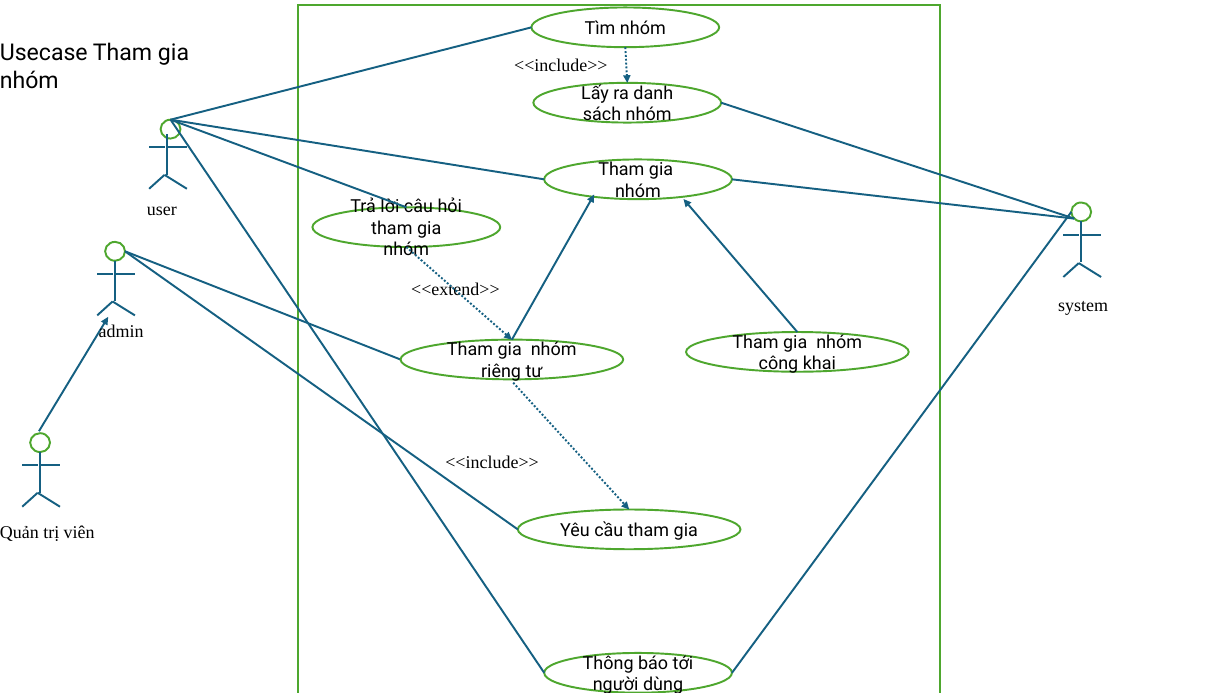
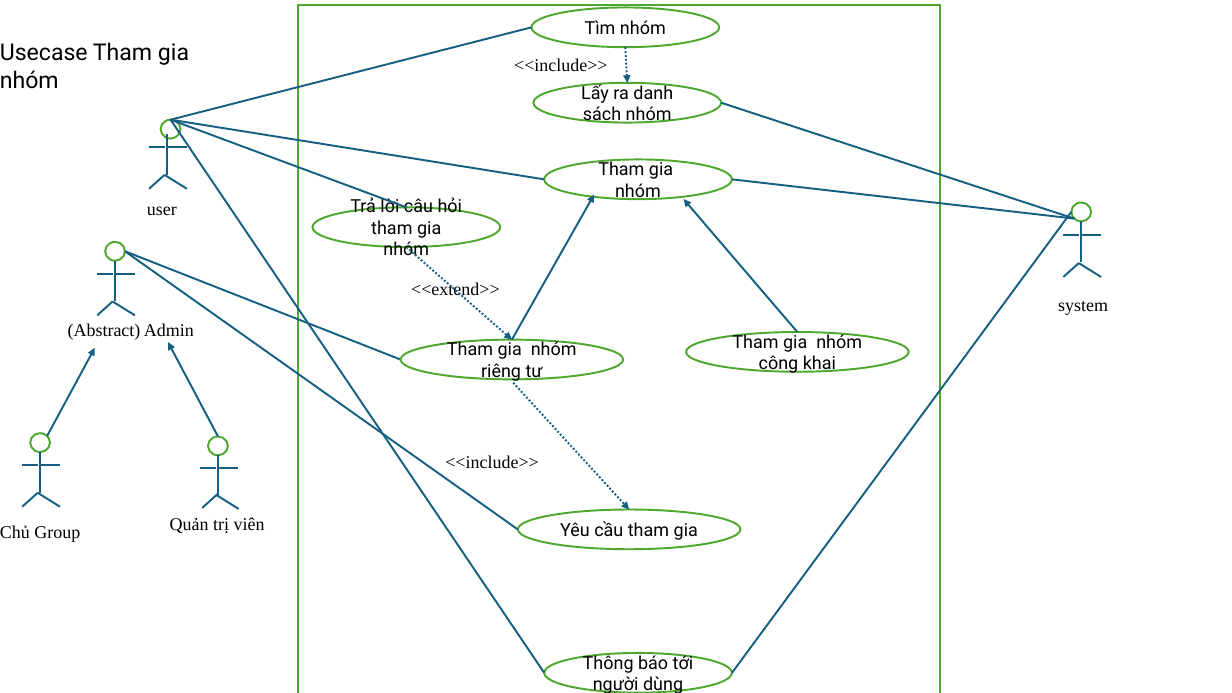
Before and after one commit to nguyenngoctung75/IT3120-PTTKHT, a slide deck: slide 1 of Use Case Diagram/UC_group.pptx. Drawn at 1232x693 pixels with LibreOffice and Linux fonts; fonts in the diff are those of the drawing. Boxes give left, top, right and bottom in pixels: in the first picture for what was removed or moved away, otherwise in the second. Text is boxed around its words. In the diff, an @@ line names an element or a change of style, - is before the commit and + after.

Commit message:
'Update_UC_Group'

```diff
--- a/Use Case Diagram/UC_group.pptx
+++ b/Use Case Diagram/UC_group.pptx
@@ text at [68,323,194,340]: text changed @@
-admin
+(Abstract) Admin
@@ arrow moved from (39, 432) - (108, 317) to (47, 436) - (95, 348) @@
@@ arrow added from (218, 436) to (168, 342), #156082 1.5 pt @@
@@ ellipse added at [208,436,228,455], fill #FFFFFF, outline #4EA72E 1.5 pt @@
@@ line added from (215, 469) to (201, 469), #156082 1.5 pt @@
@@ line added from (218, 456) to (218, 496), #156082 1.5 pt @@
@@ line added from (218, 469) to (238, 469), #156082 1.5 pt @@
@@ text "Quản trị viên": place and size @@
-text "Quản trị viên" at [0,525,95,541]
+text "Quản trị viên" at [170,517,265,533]
@@ line added from (217, 494) to (202, 508), #156082 1.5 pt @@
@@ line added from (216, 495) to (238, 509), #156082 1.5 pt @@
@@ text added at [0,525,80,542], 14 pt, text #000000 @@
+Chủ Group
```
